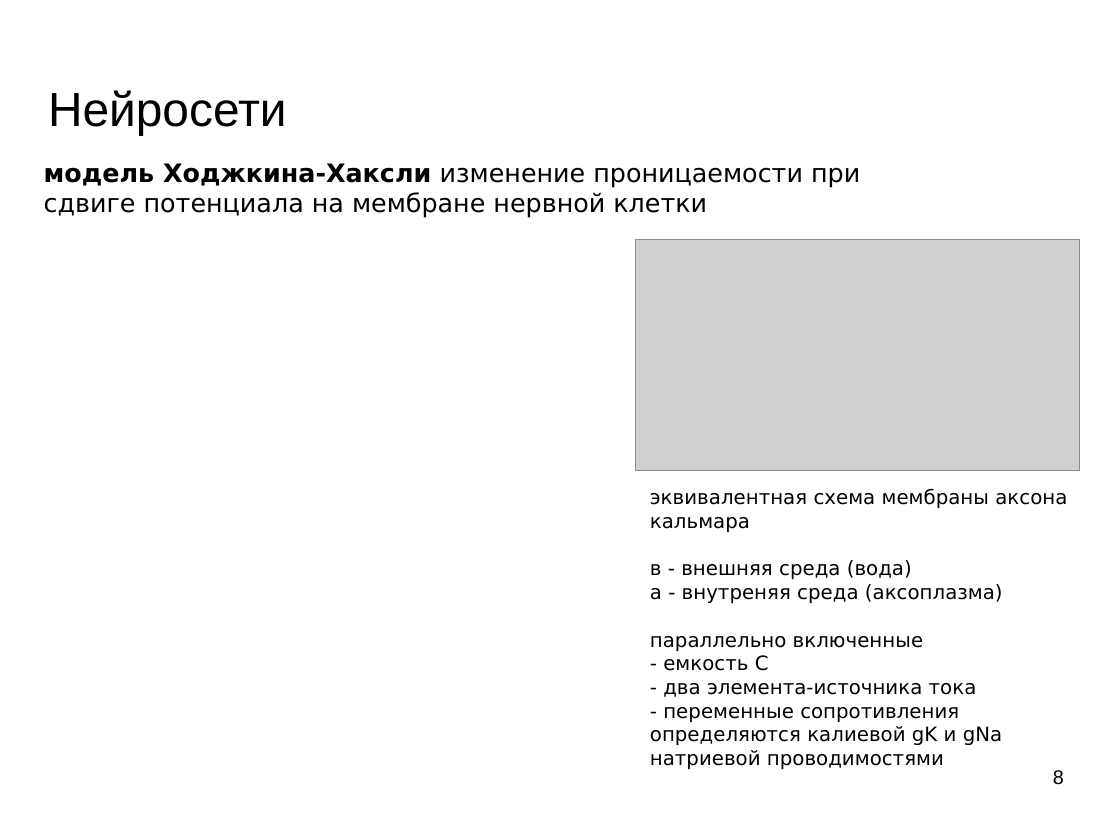
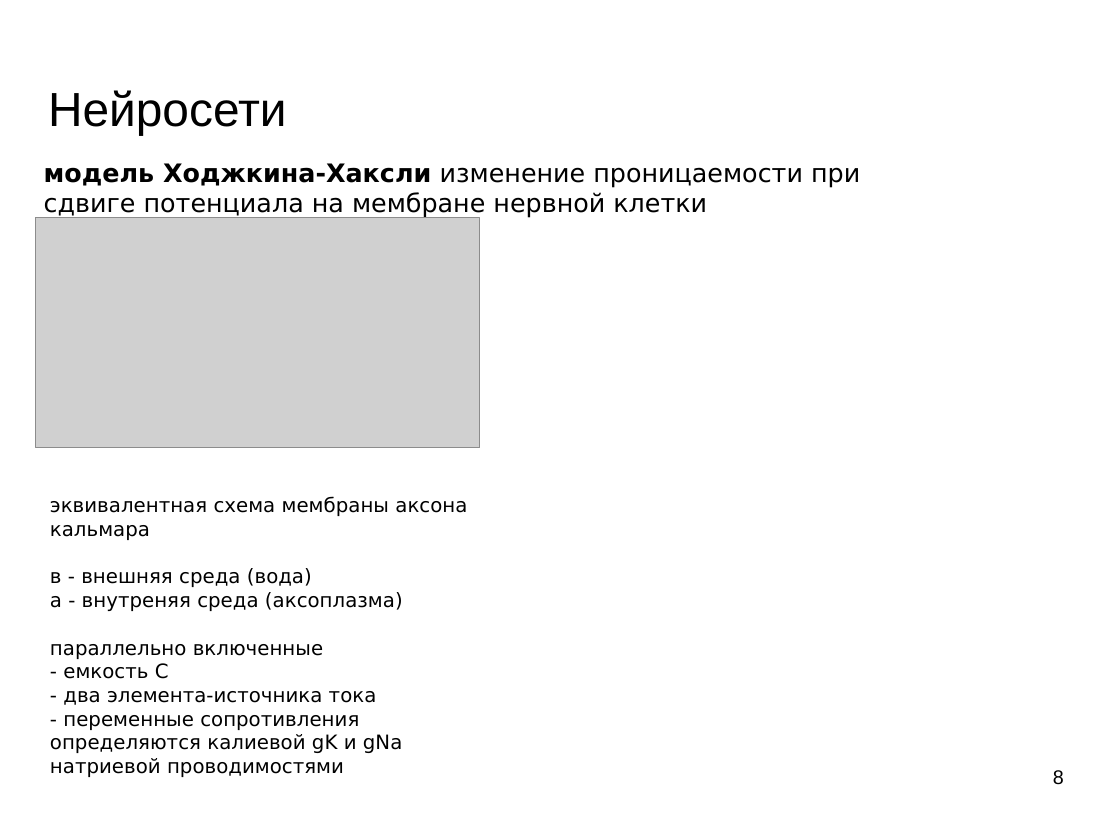
Before and after one commit to mechanoid5/ml_lectorium_legacy, a slide deck: slide 8 of 10-ann.odp. Drawn at 1120x840 pixels with LibreOffice and Linux fonts; fonts in the diff are those of the drawing; grey boxes stand for pictures; background and template pictures are left out. Boxes give left, top, right and bottom in pixels: in the first picture for what was removed or moved away, otherwise in the second. Text is boxed around its words. In the diff, an @@ line names an element or a change of style, - is before the commit and + after.

```diff
--- a/10-ann.odp
+++ b/10-ann.odp
@@ picture moved from (x1=636, y1=240, x2=1080, y2=471) to (x1=36, y1=217, x2=480, y2=448) @@
@@ text "эквивалентная схема мембраны аксона кальмара" moved from (x1=650, y1=488, x2=1067, y2=769) to (x1=50, y1=496, x2=467, y2=777) @@
```
Also in this commit, not shown: 6 other slides changed, 10 slides added, 2 slides removed.
